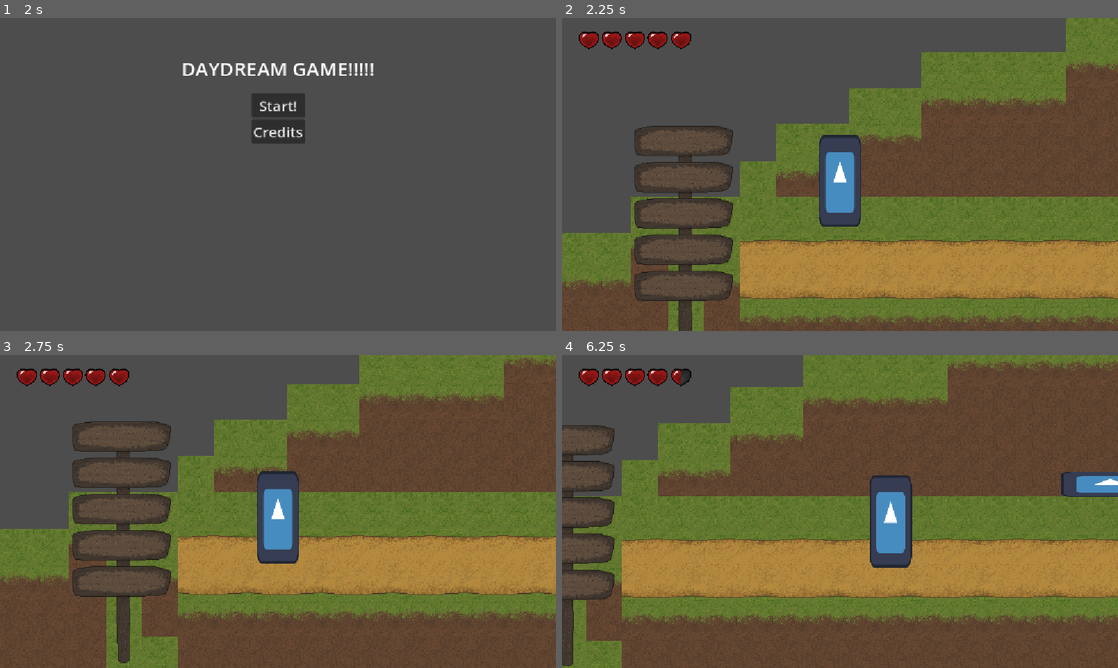
Above: before the commit, frames 1-4 (two rows, left to right).
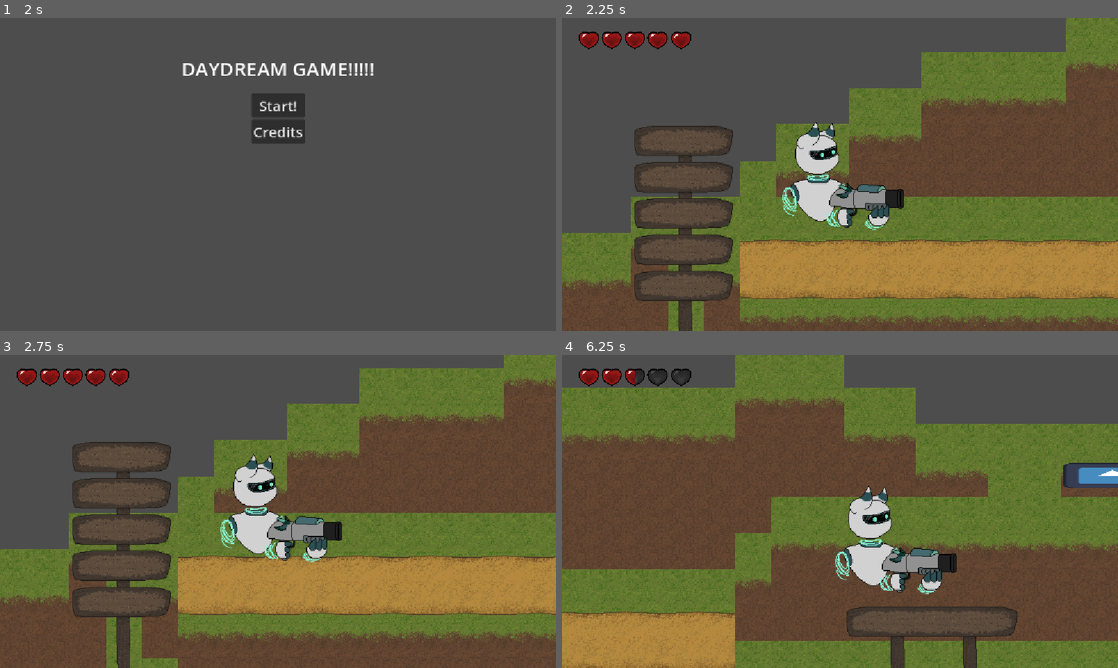
Above: after the commit, the same moments.

Repository: Dekoder-py/DaydreamProject
Game: Godot game, scene res://scenes/start_menu.tscn
The game is run twice, just before and just after one commit, with the same random seed, the same clock (stepped at 60 frames per second) and the same inputs. The engine's default icon, where the game draws it, is replaced by a stand-in: a white triangle on a blue panel in a dark square. Sound files missing from this copy of the repository are replaced by a short silence.
Inputs:
- Up to frame 1 (2 s): click "Credits" at 0.5 s; click "Main Menu" at 1.25 s
- Up to frame 2 (2.25 s): click "Start!" at 2 s
- Up to frame 3 (2.75 s): no input
- Up to frame 4 (6.25 s): tap Enter (shoot) at 2.75, 2.85, 3.6, 4.35, 5.1, 5.85 s; hold D (right) 2.78-4.28 s; tap W (jump) at 3.02, 3.77, 5.27, 6.02 s; hold A (left) 4.28-5.03 s; hold D (right) from 5.03 s (still down)

Frame 1 is identical in both runs. In frame 2, 4.2% of the frame differs, in the area x 39-62%, y 33-68%; in frame 3, 37%; in frame 4, 71%, in the area x 0-100%, y 0-100%.
Error before the commit: Cannot call method 'reload_current_scene' on a null value. (res://scripts/player.gd:70)

Commit message:
add player sprite

Diff:
--- a/scenes/level_one.tscn
+++ b/scenes/level_one.tscn
@@ -104,7 +104,7 @@
 [node name="Enemy2" parent="." instance=ExtResource("7_y8ti4")]
 position = Vector2(3162, 282)
 
-[node name="HeartItem" parent="." instance=ExtResource("8_astit")]
+[node name="HeartItem" parent="." groups=["heart_items"] instance=ExtResource("8_astit")]
 position = Vector2(2419, 357)
 
 [editable path="HUD"]
--- a/scenes/player.tscn
+++ b/scenes/player.tscn
@@ -1,15 +1,15 @@
 [gd_scene load_steps=7 format=3 uid="uid://bbqret6bimjuv"]
 
 [ext_resource type="Script" uid="uid://grdpg4llu8f4" path="res://scripts/player.gd" id="1_g2els"]
-[ext_resource type="Texture2D" uid="uid://cj3ych3woygbm" path="res://icon.svg" id="2_qhqgy"]
+[ext_resource type="Texture2D" uid="uid://bwqoacn61hhf0" path="res://assets/robot player.png" id="2_dqkch"]
 [ext_resource type="AudioStream" uid="uid://c5yuab7s5qjya" path="res://assets/jump.wav" id="3_qhqgy"]
 [ext_resource type="AudioStream" uid="uid://c8ffi1umtp2gt" path="res://assets/death.wav" id="4_dqkch"]
 
 [sub_resource type="RectangleShape2D" id="RectangleShape2D_dqkch"]
-size = Vector2(58, 130)
+size = Vector2(163, 177.5)
 
 [sub_resource type="RectangleShape2D" id="RectangleShape2D_qlg0r"]
-size = Vector2(60, 132)
+size = Vector2(169.75, 182.5)
 
 [node name="Player" type="CharacterBody2D" groups=["player"]]
 collision_layer = 2
@@ -17,10 +17,10 @@
 script = ExtResource("1_g2els")
 
 [node name="Sprite" type="Sprite2D" parent="."]
-scale = Vector2(0.453125, 1)
-texture = ExtResource("2_qhqgy")
+texture = ExtResource("2_dqkch")
 
 [node name="CollisionShape" type="CollisionShape2D" parent="."]
+position = Vector2(4.5, 10.25)
 shape = SubResource("RectangleShape2D_dqkch")
 
 [node name="Camera" type="Camera2D" parent="."]
@@ -41,6 +41,7 @@
 collision_mask = 4
 
 [node name="CollisionShape2D" type="CollisionShape2D" parent="EnemyDetector2000"]
+position = Vector2(5.875, 8.25)
 shape = SubResource("RectangleShape2D_qlg0r")
 
 [connection signal="timeout" from="ShootTimer" to="." method="_on_shoot_timer_timeout"]
--- a/scripts/player.gd
+++ b/scripts/player.gd
@@ -95,7 +95,7 @@
 	else:
 		velocity.x = move_toward(velocity.x, 0, SPEED)
 
-	if facing == 1:
+	if facing == -1:
 		$Sprite.flip_h = true
 	else:
 		$Sprite.flip_h = false
Not shown, added: assets/robot player.png.import
